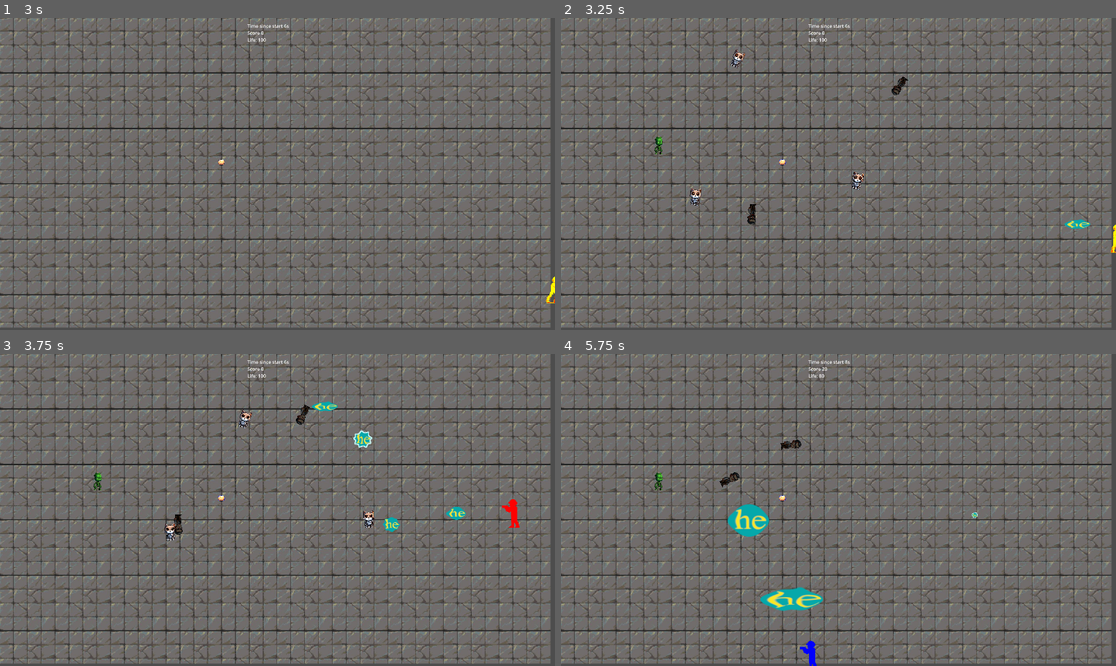
Above: before the commit, frames 1-4 (two rows, left to right).
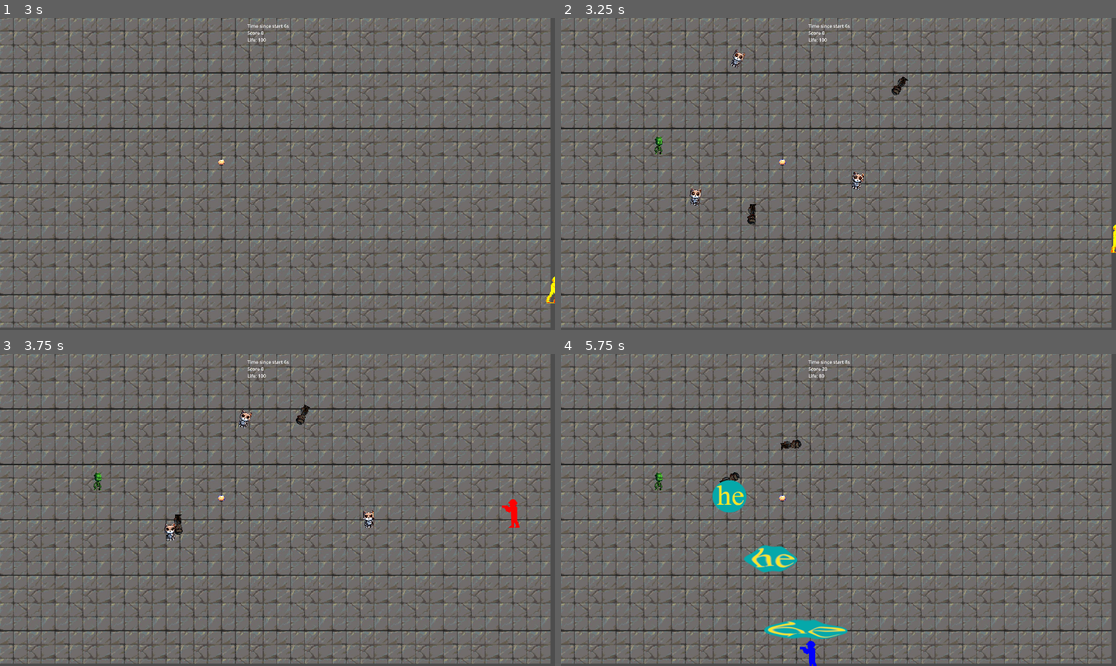
Above: after the commit, the same moments.

Repository: elVariable/gamejam
Game: Godot game, scene res://scenes/levels/main.tscn
Two runs of this game, one before a commit and one after it. Both use one fixed random seed, a clock stepped at 60 frames per second and the inputs below. The engine's default icon, where the game draws it, is replaced by a stand-in: a white triangle on a blue panel in a dark square.
Inputs:
- Up to frame 1 (3 s): tap Enter at 0.5 s; hold D (Right) 0.53-1.28 s; tap U (Fire0) at 0.6 s; hold S (Down) 1.28-2.03 s; tap I (Fire1) at 1.35 s; hold D (Right) 2.03-2.78 s; tap O (Fire2) at 2.1 s; hold W (Up) from 2.78 s (still down); tap P (Fire3) at 2.85 s
- Up to frame 2 (3.25 s): keep holding W (Up)
- Up to frame 3 (3.75 s): release W (Up) at 3.53 s; hold A (Left) from 3.53 s (still down); tap U (Fire0) at 3.6 s
- Up to frame 4 (5.75 s): tap I (Fire1) at 4.35 s; release A (Left) at 5.03 s; hold S (Down) from 5.03 s (still down); tap O (Fire2) at 5.1 s

Frame 1 is identical in both runs. In frame 2, 0.1% of the frame differs, in the area x 90-96%, y 64-68%; in frame 3, 0.5%; in frame 4, 3.0%, in the area x 27-76%, y 40-92%.

Commit message:
Move fire bullets to new function

Diff:
--- a/scenes/prefabs/weapons/weapon.tscn
+++ b/scenes/prefabs/weapons/weapon.tscn
@@ -11,3 +11,7 @@
 position = Vector2(3, 3)
 scale = Vector2(0.367188, 0.304688)
 texture = ExtResource("2_q5apk")
+
+[node name="BulletTimer" type="Timer" parent="."]
+
+[connection signal="timeout" from="BulletTimer" to="." method="_on_bullet_timer_timeout"]
--- a/scripts/weapons/ha_weapon.gd
+++ b/scripts/weapons/ha_weapon.gd
@@ -10,7 +10,3 @@
     base_spawn_rate = 1
 
     bullet_scene = load("res://scenes/prefabs/bullets/ha_bullet.tscn")
-
-# Called when the node enters the scene tree for the first time.
-func _ready():
-    pass
--- a/scripts/weapons/he_weapon.gd
+++ b/scripts/weapons/he_weapon.gd
@@ -11,7 +11,3 @@
     bullet_scale = Vector2(7.3, 7.3)
 
     bullet_scene = load("res://scenes/prefabs/bullets/he_bullet.tscn")
-
-# Called when the node enters the scene tree for the first time.
-func _ready():
-    pass
--- a/scripts/weapons/hi_weapon.gd
+++ b/scripts/weapons/hi_weapon.gd
@@ -11,7 +11,3 @@
     bullet_scale = Vector2(0.5, 0.5)
 
     bullet_scene = load("res://scenes/prefabs/bullets/hi_bullet.tscn")
-
-# Called when the node enters the scene tree for the first time.
-func _ready():
-    pass
--- a/scripts/weapons/ho_weapon.gd
+++ b/scripts/weapons/ho_weapon.gd
@@ -5,13 +5,9 @@
 func _init():
     bullet_speed = 1700
     bullet_dmg = 10
-    bullet_pircing = 1
-    base_spawn_time = 0.1
+    bullet_pircing = 10
+    base_spawn_time = 10
     base_spawn_rate = 1
     bullet_scale = Vector2(3, 3)
 
     bullet_scene = load("res://scenes/prefabs/bullets/ho_bullet.tscn")
-
-# Called when the node enters the scene tree for the first time.
-func _ready():
-    pass
--- a/scripts/weapons/weapon.gd
+++ b/scripts/weapons/weapon.gd
@@ -7,36 +7,22 @@
 var base_spawn_time = .1
 var base_spawn_rate = 1
 
-var cnt_spawn_time = base_spawn_time
-
 var bullet_speed = 1700
 var bullet_dmg = 50
 var bullet_pircing = 1
 
 var bullet_scale = Vector2(1, 1)
 
+var bullet_timer : Timer = null
+
 # Called when the node enters the scene tree for the first time.
 func _ready():
-    pass # Replace with function body.
-
+    bullet_timer = get_node("BulletTimer")
+    bullet_timer.start(base_spawn_time)
 
 # Called every frame. 'delta' is the elapsed time since the previous frame.
 func _process(delta):
-    if cnt_spawn_time > 0:
-        cnt_spawn_time -= delta
-    else:
-        for i in range(base_spawn_rate):
-            var direction = get_normalized_direction()
-            if direction:
-                var bullet_instance = bullet_scene.instantiate()
-                get_tree().root.add_child(bullet_instance)
-                bullet_instance.position = get_legit_spawn()
-                bullet_instance.direction = get_normalized_direction()
-                bullet_instance.speed = bullet_speed
-                bullet_instance.dmg = bullet_dmg
-                bullet_instance.pircing = bullet_pircing
-                bullet_instance.scale = bullet_scale
-        cnt_spawn_time = base_spawn_time
+    pass
 
 func get_legit_spawn():
     return global_position
@@ -64,3 +50,23 @@
                 closest_enemy = e
 
     return closest_enemy
+
+func fire_bullets():
+    for i in range(base_spawn_rate):
+        var direction = get_normalized_direction()
+        if direction:
+            var bullet_instance = bullet_scene.instantiate()
+
+            bullet_instance.position = get_legit_spawn()
+            bullet_instance.direction = get_normalized_direction()
+            bullet_instance.speed = bullet_speed
+            bullet_instance.dmg = bullet_dmg
+            bullet_instance.pircing = bullet_pircing
+            bullet_instance.scale = bullet_scale
+
+            get_tree().root.add_child(bullet_instance)
+
+func _on_bullet_timer_timeout():
+    fire_bullets()
+
+    bullet_timer.start(base_spawn_time)
